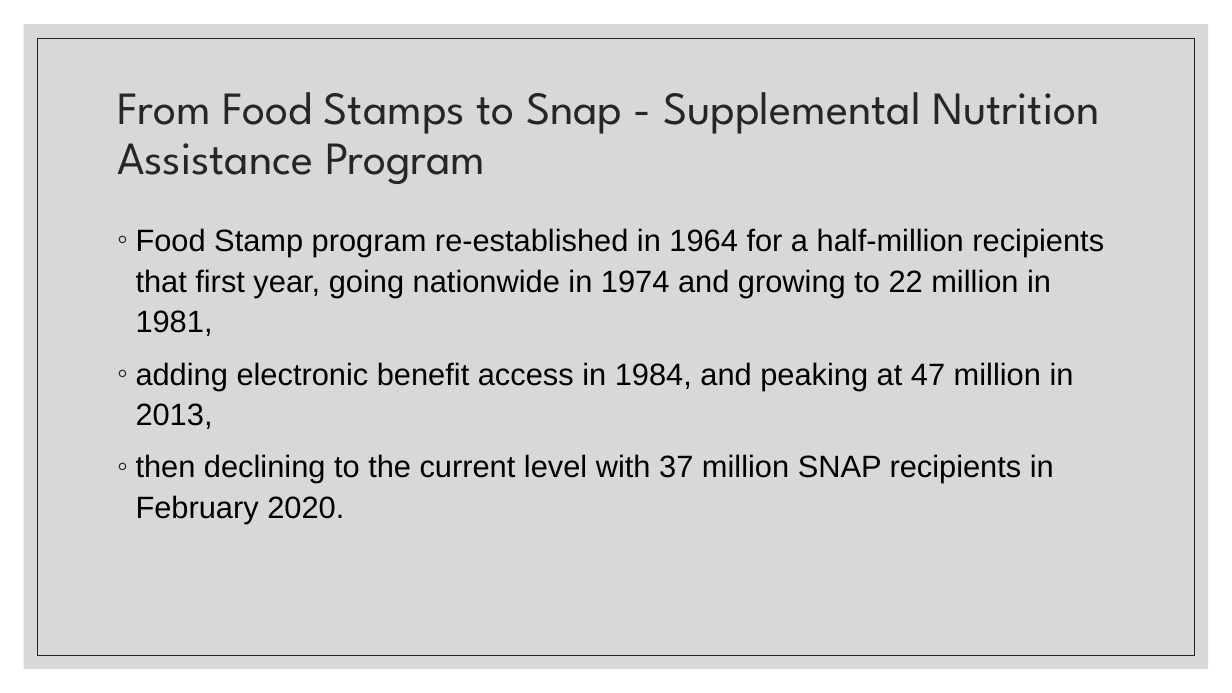
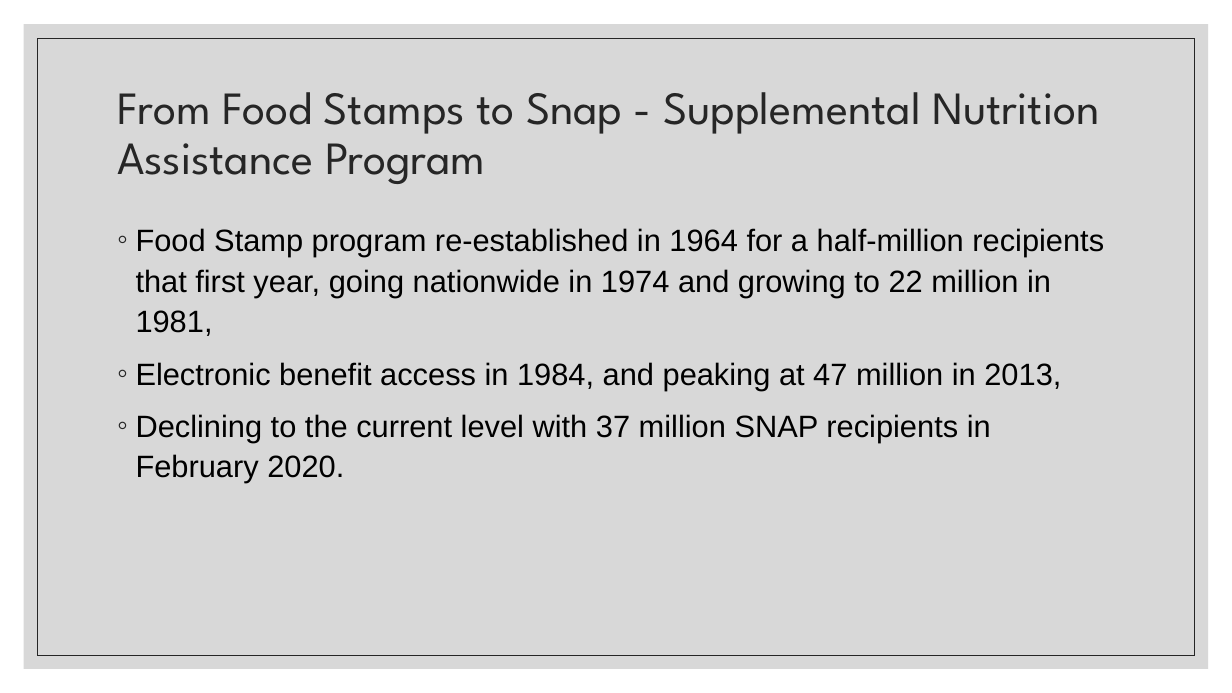
Before and after one commit to annrinTN/capstone_annrumsey, a slide deck: slide 5 of NSS Capstone Ann Rumsey.pptx. Drawn at 1232x693 pixels with LibreOffice and Linux fonts; fonts in the diff are those of the drawing. Boxes give left, top, right and bottom in pixels: in the first picture for what was removed or moved away, otherwise in the second. Text is boxed around its words. In the diff, an @@ line names an element or a change of style, - is before the commit and + after.

```diff
--- a/NSS Capstone Ann Rumsey.pptx
+++ b/NSS Capstone Ann Rumsey.pptx
@@ text at (136, 362, 1061, 483): text changed @@
-◦ adding electronic benefit access in 1984, and peaking at 47 million in 2013,
-◦ then declining to the current level with 37 million SNAP recipients in February 2020.
+◦ Electronic benefit access in 1984, and peaking at 47 million in 2013,
+◦ Declining to the current level with 37 million SNAP recipients in February 2020.
```
Also in this commit, not shown: 3 other slides changed, 4 slides added, 1 slide removed, 4 other files.
